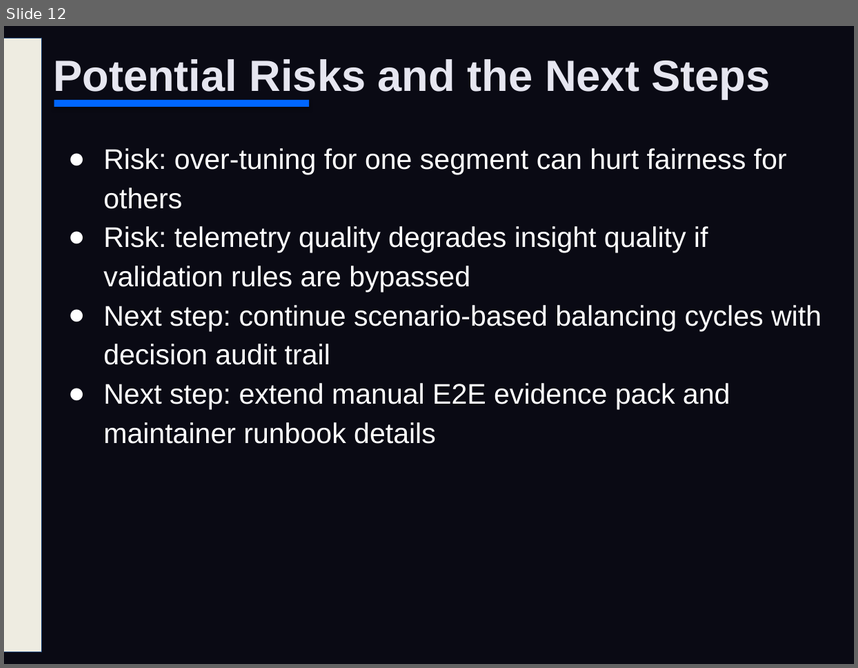
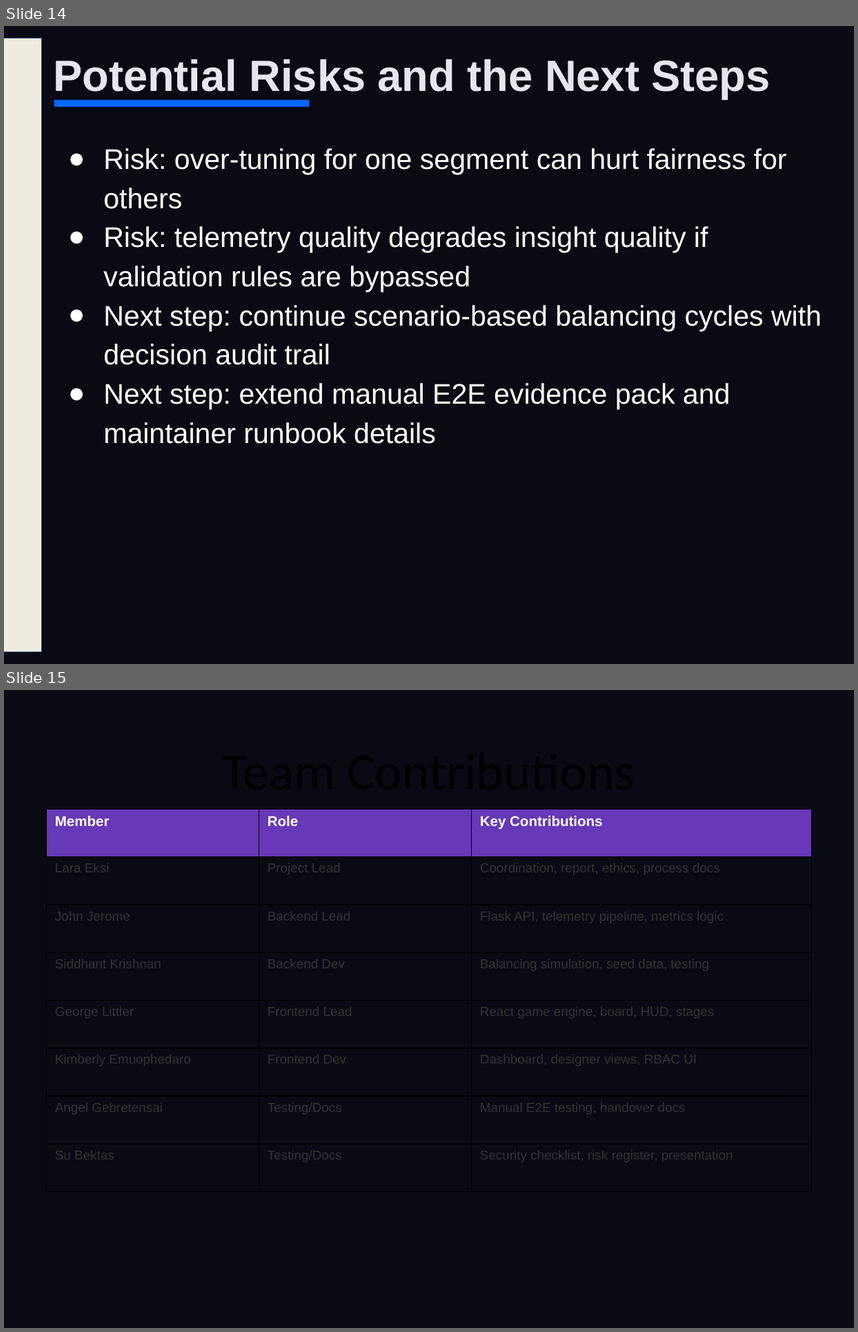
Before and after one commit to laraeksi/Telemilitary, a slide deck: docs/Telemilitary Sprint 2.pptx. Shown one above the other, each under a label of ours: slide 12 before the commit, slides 14 and 15 after it. The pictures are 858x668 and 858x1332 pixels, drawn with LibreOffice and Linux fonts; fonts in the diff are those of the drawing. Boxes give left, top, right and bottom in pixels: in the first picture for what was removed or moved away, otherwise in the second. Text is boxed around its words. In the diff, an @@ line names an element or a change of style, - is before the commit and + after.

Commit message:
Improve submission docs: expand presentation, fix stale references

```diff
--- a/docs/Telemilitary Sprint 2.pptx
+++ b/docs/Telemilitary Sprint 2.pptx
@@ slide 15 added at (x1=4, y1=690, x2=854, y2=1328), background #0A0A14 @@
@@ table added at (x1=47, y1=809, x2=811, y2=1192), 8 rows, 3 columns @@
+Member | Role | Key Contributions
+Lara Eksi | Project Lead | Coordination, report, ethics, process docs
+John Jerome | Backend Lead | Flask API, telemetry pipeline, metrics logic
+Siddhant Krishnan | Backend Dev | Balancing simulation, seed data, testing
+George Littler | Frontend Lead | React game engine, board, HUD, stages
+Kimberly Emuophedaro | Frontend Dev | Dashboard, designer views, RBAC UI
+Angel Gebretensai | Testing/Docs | Manual E2E testing, handover docs
+Su Bektas | Testing/Docs | Security checklist, risk register, presentation
@@ what was slide 12 is now slide 14 @@
```
Also in this commit, not shown: 1 slide changed, 3 other slides added, 2 other files.
